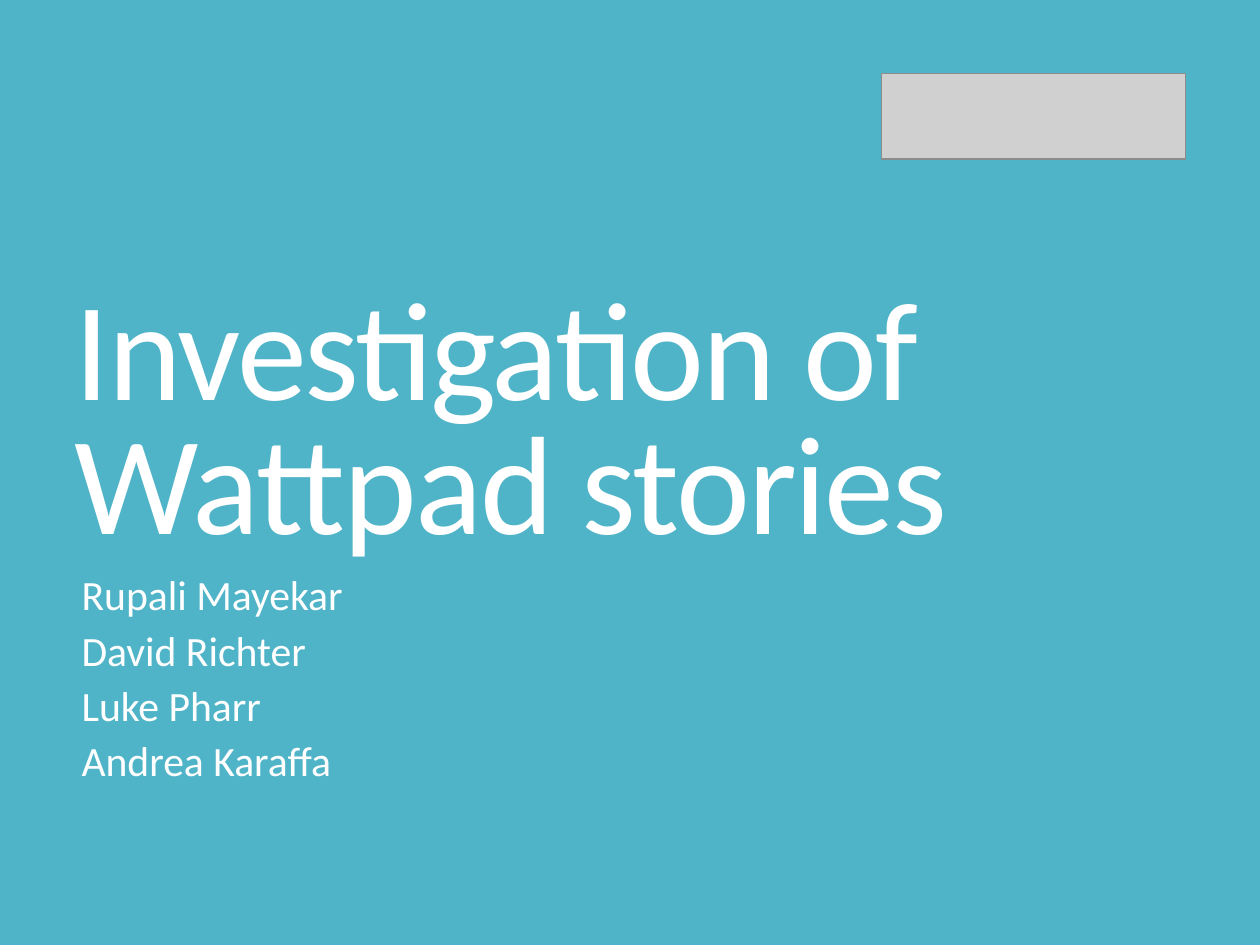
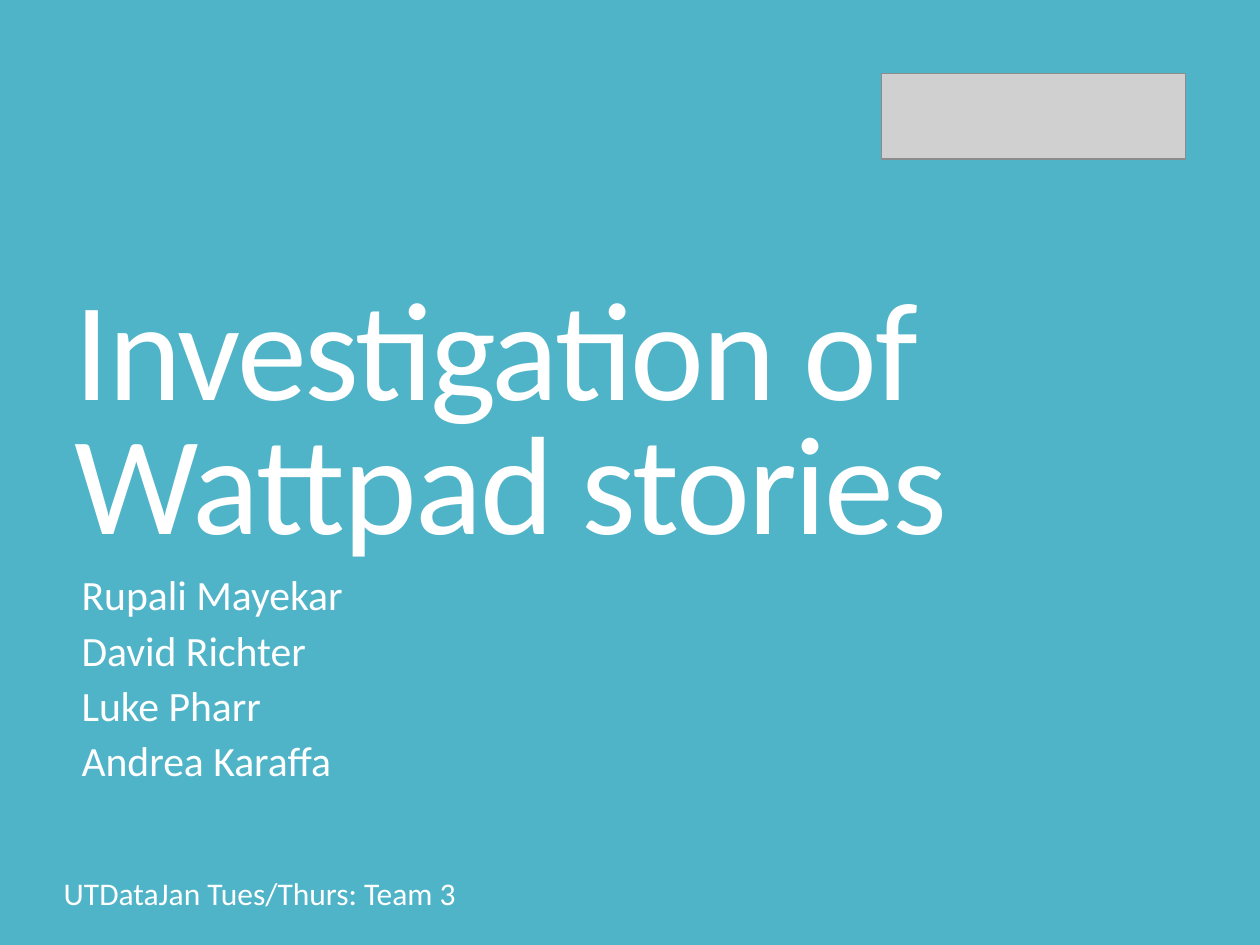
Before and after one commit to rupalimayekar/ProjectWattpad, a slide deck: slide 1 of WattpadPrez.pptx. Drawn at 1260x945 pixels with LibreOffice and Linux fonts; fonts in the diff are those of the drawing; grey boxes stand for pictures. Boxes give left, top, right and bottom in pixels: in the first picture for what was removed or moved away, otherwise in the second. Text is boxed around its words. In the diff, an @@ line names an element or a change of style, - is before the commit and + after.

```diff
--- a/WattpadPrez.pptx
+++ b/WattpadPrez.pptx
@@ text added at (64, 883, 456, 907), 18 pt, text #FFFFFF @@
+UTDataJan Tues/Thurs: Team 3
```
Also in this commit, not shown: 8 other slides changed, 1 slide removed.
